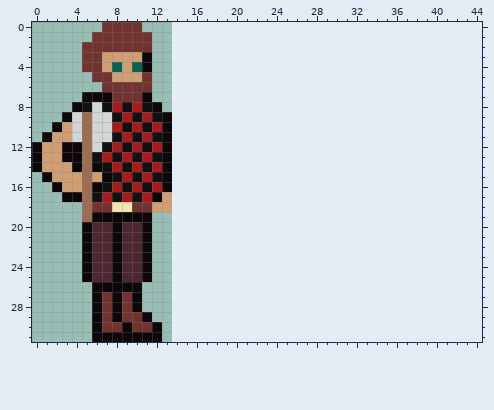
Two versions of one pixel-art file, assets/lenhador.aseprite. The picture above was drawn from the file before the commit.
14x32 pixels, 1 frame. The old version is drawn lined up with the new one, on the new canvas.
And afterwards:
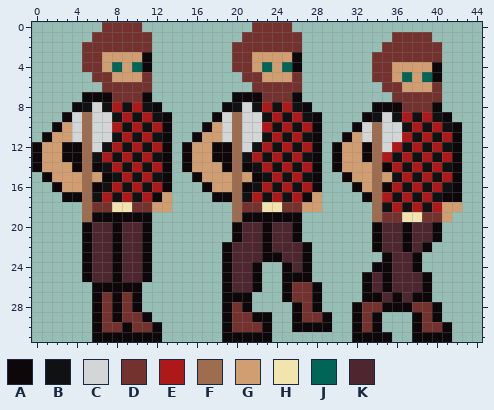
Palette (. is transparent): A #0d0709  B #101112  C #d2d6d7  D #73322e  E #ad1818  F #9e6d4f  G #d19e71  H #f1e4af  J #006457  K #4d2630
Message: Adicionado animação do lenhador
The edit:
canvas 14x32 -> 45x32
@@ x 0..44 @@
- 0 .......DDDD..................................
- 1 ......DDDDDD.................................
- 2 .....DDDDDDD.................................
- 3 .....DDGGGGA.................................
- 4 .....DDGJGJA.................................
- 5 ......DDGGGD.................................
- 6 .......DDDDD.................................
- 7 .....AAADDDA.................................
- 8 ....ABCBEBEBA................................
- 9 ...ACFCCBEBEBA...............................
-10 ..AGCFCCEBEBEA...............................
-11 .AGGCFCCBEBEBA...............................
-12 AGGAAFCBEBEBEA...............................
-13 AGGAAFBEBEBEBA...............................
-14 AGGGAFABEBEBEA...............................
-15 .AGGGFGABEBEBA...............................
-16 ..AGGFABEBEBEA...............................
-17 ...AAFBEBEBEAG...............................
-18 .....FDDHHDDGG...............................
-19 .....FAAAAAA.................................
-20 .....AKKAKKA.................................
-21 .....AKKAKKA.................................
-22 .....AKKAKKA.................................
-23 .....AKKAKKA.................................
-24 .....AKKAKKA.................................
-25 .....AKKAKKA.................................
-26 ......AAAAA..................................
-27 ......ADADA..................................
-28 ......ADADA..................................
-29 ......ADADDA.................................
-30 ......ADDADDA................................
-31 ......AAAAAAA................................
+ 0 .......DDDD...........DDDD...................
+ 1 ......DDDDDD.........DDDDDD.........DDDD.....
+ 2 .....DDDDDDD........DDDDDDD........DDDDDD....
+ 3 .....DDGGGGA........DDGGGGA.......DDDDDDD....
+ 4 .....DDGJGJA........DDGJGJA.......DDGGGGA....
+ 5 ......DDGGGD.........DDGGGD.......DDGJGJA....
+ 6 .......DDDDD..........DDDDD........DDGGGD....
+ 7 .....AAADDDA........AAADDDA.........DDDDD....
+ 8 ....ABCBEBEBA......ABCBEBEBA......AAADDDA....
+ 9 ...ACFCCBEBEBA....ACFCCBEBEBA....ABCBEBEBA...
+10 ..AGCFCCEBEBEA...AGCFCCEBEBEA...ACFCCBEBEBA..
+11 .AGGCFCCBEBEBA..AGGCFCCBEBEBA..AGCFCCEBEBEA..
+12 AGGAAFCBEBEBEA.AGGAAFCBEBEBEA.AGGAFCEBEBEBA..
+13 AGGAAFBEBEBEBA.AGGAAFBEBEBEBA.AGGAFEBEBEBEA..
+14 AGGGAFABEBEBEA.AGGGAFABEBEBEA.AGGGFAEBEBEBA..
+15 .AGGGFGABEBEBA..AGGGFGABEBEBA..AGGFGBEBEBEA..
+16 ..AGGFABEBEBEA...AGGFABEBEBEA...AGFAEBEBEBA..
+17 ...AAFBEBEBEAG....AAFBEBEBEAG....AFEBEBEBAA..
+18 .....FDDHHDDGG......FDDHHDDGG.....FBEBEBEGG..
+19 .....FAAAAAA........FAAAAAA.......FDDHHDDG...
+20 .....AKKAKKA........AKKAKKA.......AKKAKKA....
+21 .....AKKAKKA........AKKAKKA.......AKKAKKA....
+22 .....AKKAKKA.......AKKKAKKKA......AKKAKA.....
+23 .....AKKAKKA.......AKKKAAKKA.......AKKA......
+24 .....AKKAKKA.......AKKA..AKA......AAKKA......
+25 .....AKKAKKA.......AKKA..AAA.....AKAKKKA.....
+26 ......AAAAA........AKKA..ADDA....AKAKKKA.....
+27 ......ADADA........AAA...ADDA....AAKAKAA.....
+28 ......ADADA........ADA....ADA...ADDAAADDA....
+29 ......ADADDA.......ADDAA..ADDA..ADA...ADA....
+30 ......ADDADDA......ADDDA..AAAA..ADA...ADDA...
+31 ......AAAAAAA......AAAAA........AAAA..AAAA...
Boxes around the changes in both pictures, in picture pixels (x1, y1, x2, y2):
added: (182, 22, 462, 342)
